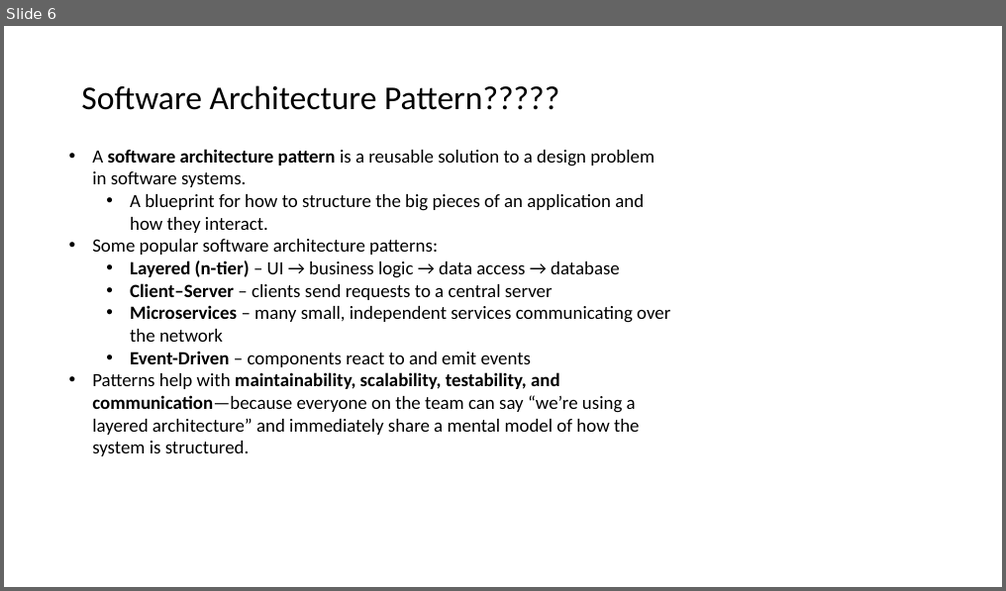
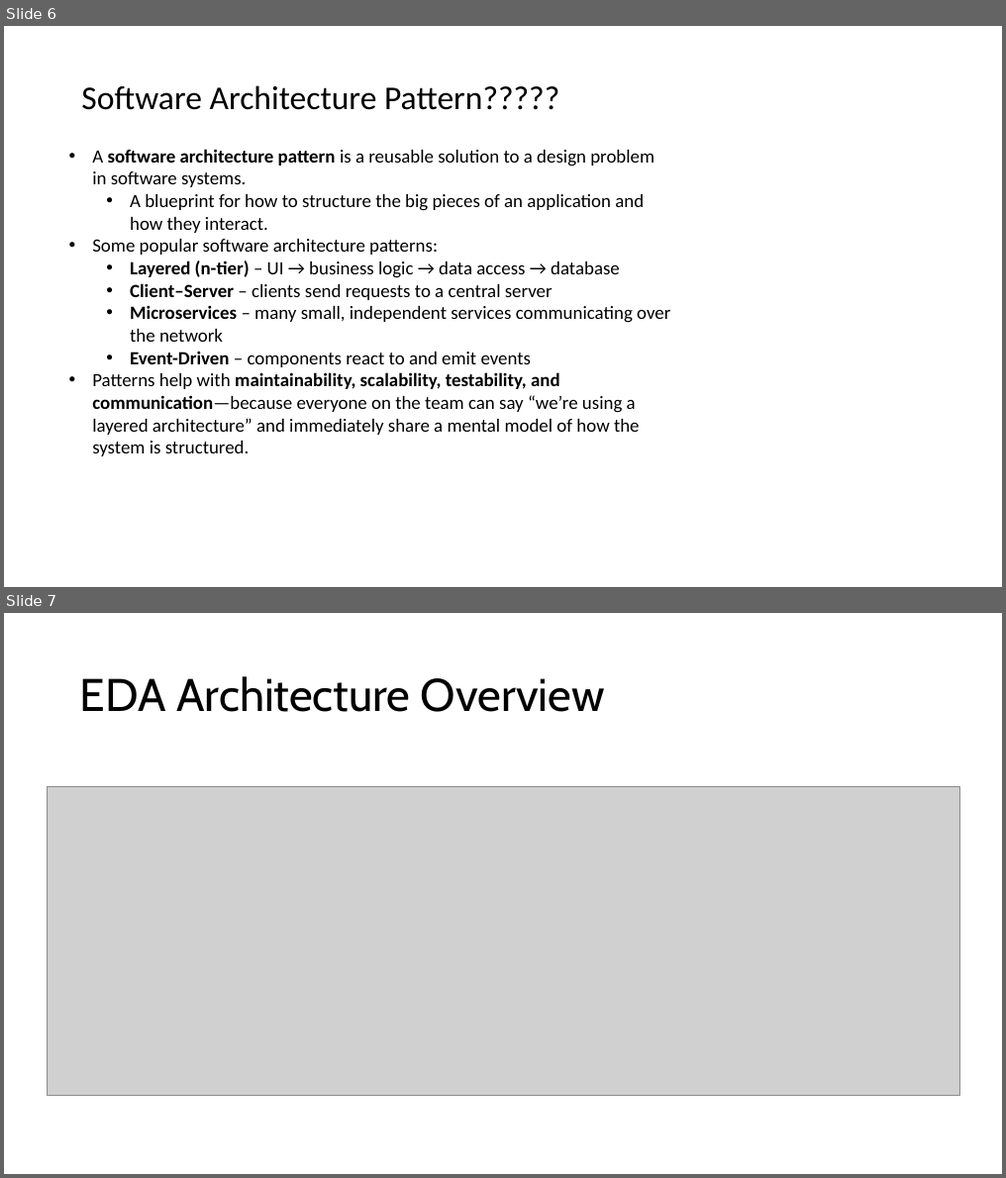
Before and after one commit to setu-comp-sci-2025/computer-systems-networks, a slide deck: topic-10-week10/unit-1/talk-1/Event_Driven_Architectures_in_IoT_MARP.pptx. Shown one above the other, each under a label of ours: slide 6 before the commit, slides 6 and 7 after it. The pictures are 1006x591 and 1006x1178 pixels, drawn with LibreOffice and Linux fonts; fonts in the diff are those of the drawing; grey boxes stand for pictures. Boxes give left, top, right and bottom in pixels: in the first picture for what was removed or moved away, otherwise in the second. Text is boxed around its words. In the diff, an @@ line names an element or a change of style, - is before the commit and + after.

```diff
--- a/topic-10-week10/unit-1/talk-1/Event_Driven_Architectures_in_IoT_MARP.pptx
+++ b/topic-10-week10/unit-1/talk-1/Event_Driven_Architectures_in_IoT_MARP.pptx
@@ slide 7 added at (4,613,1002,1174), background #FFFFFF @@
@@ title added at (80,676,605,712), 44 pt, text #000000 @@
+EDA Architecture Overview
@@ picture added at (47,786,960,1096) @@
```
Also in this commit, not shown: 5 other slides added, 5 other files.
